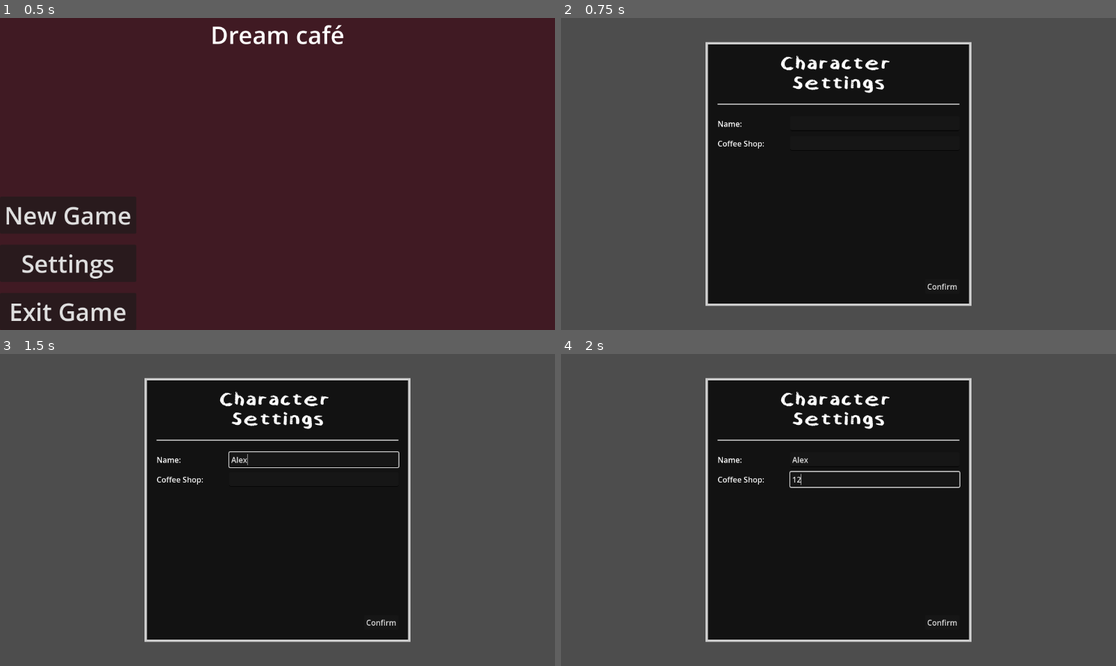
Above: before the commit, frames 1-4 (two rows, left to right).
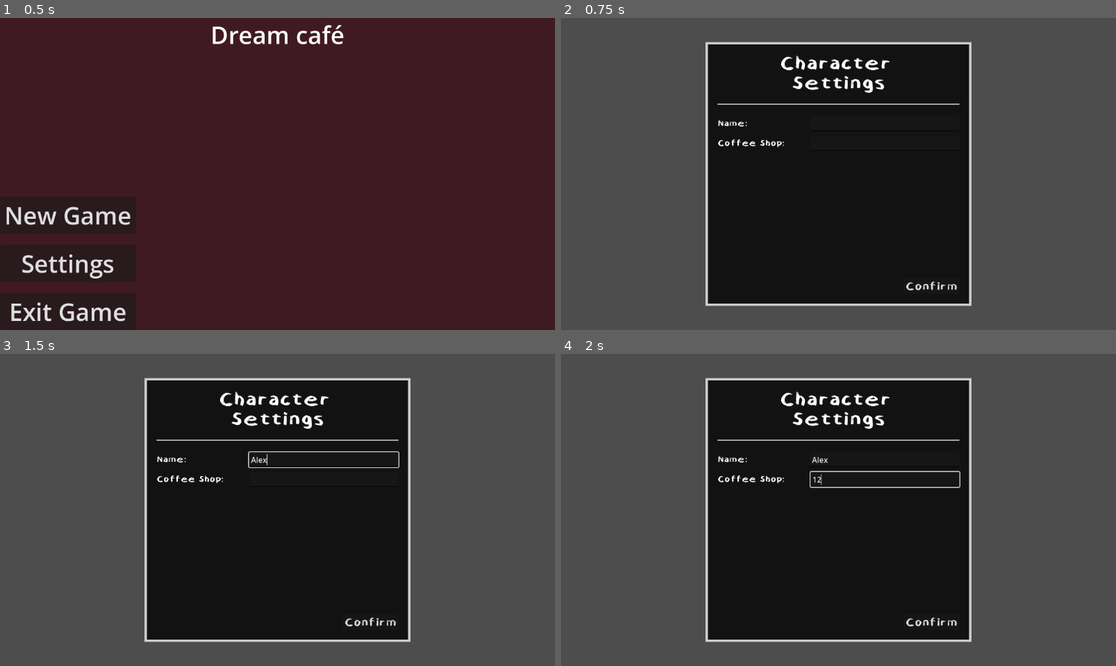
Above: after the commit, the same moments.

Repository: Jose-Prince/UVG-Tesis-Game
Game: Godot game, scene res://Scenes/title_screen.tscn
The game is run twice, just before and just after one commit, with the same random seed, the same clock (stepped at 60 frames per second) and the same inputs.
Inputs (mouse positions are in pixels of both pictures, inside the frame that each line leads up to):
- Up to frame 1 (0.5 s): no input
- Up to frame 2 (0.75 s): click "New Game" at 0.5 s
- Up to frame 3 (1.5 s): click (316, 460) at 1.27 s; type "Alex" at 1.35 s
- Up to frame 4 (2 s): click (877, 478) at 1.5 s; type "12" at 1.58 s

Frame 1 is identical in both runs. In frame 2, 0.4% of the frame differs, in the area x 28-72%, y 32-88%; in frame 3, 0.5%; in frame 4, 0.5%.

Commit message:
style: settings font

Diff:
--- a/Scenes/character_editor.tscn
+++ b/Scenes/character_editor.tscn
@@ -17,6 +17,15 @@
 bg_color = Color(1, 1, 1, 1)
 border_width_left = 5
 border_width_top = 2
+
+[sub_resource type="FontVariation" id="FontVariation_7wrfq"]
+base_font = ExtResource("2_7wrfq")
+
+[sub_resource type="FontVariation" id="FontVariation_1vb4o"]
+base_font = ExtResource("2_7wrfq")
+
+[sub_resource type="FontVariation" id="FontVariation_c1sof"]
+base_font = ExtResource("2_7wrfq")
 
 [node name="InputSystem" type="Control" unique_id=42196537]
 layout_mode = 3
@@ -80,10 +89,12 @@
 [node name="PlayerHDisplay" type="HBoxContainer" parent="MarginContainer/PanelContainer/MarginContainer/VBoxContainer/VBoxContainer" unique_id=612975715]
 layout_mode = 2
 size_flags_horizontal = 3
-theme_override_constants/separation = 100
+theme_override_constants/separation = 130
 
 [node name="Label" type="Label" parent="MarginContainer/PanelContainer/MarginContainer/VBoxContainer/VBoxContainer/PlayerHDisplay" unique_id=821634944]
 layout_mode = 2
+theme_override_fonts/font = SubResource("FontVariation_7wrfq")
+theme_override_font_sizes/font_size = 23
 text = "Name:"
 
 [node name="PlayerEdit" type="LineEdit" parent="MarginContainer/PanelContainer/MarginContainer/VBoxContainer/VBoxContainer/PlayerHDisplay" unique_id=718567752]
@@ -97,6 +108,8 @@
 
 [node name="Label" type="Label" parent="MarginContainer/PanelContainer/MarginContainer/VBoxContainer/VBoxContainer/CoffeeShopHDisplay" unique_id=1768391473]
 layout_mode = 2
+theme_override_fonts/font = SubResource("FontVariation_1vb4o")
+theme_override_font_sizes/font_size = 23
 text = "Coffee Shop:"
 
 [node name="ShopEdit" type="LineEdit" parent="MarginContainer/PanelContainer/MarginContainer/VBoxContainer/VBoxContainer/CoffeeShopHDisplay" unique_id=682741901]
@@ -109,6 +122,99 @@
 
 [node name="ConfirmButton" type="Button" parent="MarginContainer/PanelContainer/MarginContainer/VBoxContainer/ButtonDisplay" unique_id=1740878238]
 layout_mode = 2
+theme_override_fonts/font = SubResource("FontVariation_c1sof")
+theme_override_font_sizes/font_size = 30
 text = "Confirm"
 
+[node name="MarginContainer2" type="MarginContainer" parent="." unique_id=1680226696]
+layout_mode = 1
+anchors_preset = 15
+anchor_right = 1.0
+anchor_bottom = 1.0
+grow_horizontal = 2
+grow_vertical = 2
+theme_override_constants/margin_left = 300
+theme_override_constants/margin_top = 50
+theme_override_constants/margin_right = 300
+theme_override_constants/margin_bottom = 50
+
+[node name="PanelContainer" type="PanelContainer" parent="MarginContainer2" unique_id=2063266553]
+layout_mode = 2
+theme_override_styles/panel = SubResource("StyleBoxFlat_1vb4o")
+
+[node name="MarginContainer" type="MarginContainer" parent="MarginContainer2/PanelContainer" unique_id=1886073946]
+layout_mode = 2
+theme_override_constants/margin_left = 20
+theme_override_constants/margin_top = 20
+theme_override_constants/margin_right = 20
+theme_override_constants/margin_bottom = 20
+
+[node name="VBoxContainer" type="VBoxContainer" parent="MarginContainer2/PanelContainer/MarginContainer" unique_id=2095522070]
+layout_mode = 2
+theme_override_constants/separation = 20
+
+[node name="TitleDisplay" type="HBoxContainer" parent="MarginContainer2/PanelContainer/MarginContainer/VBoxContainer" unique_id=195253469]
+layout_mode = 2
+alignment = 1
+
+[node name="Label" type="Label" parent="MarginContainer2/PanelContainer/MarginContainer/VBoxContainer/TitleDisplay" unique_id=268725355]
+layout_mode = 2
+theme_override_fonts/font = SubResource("FontVariation_uvaie")
+theme_override_font_sizes/font_size = 50
+text = "Character
+Settings"
+horizontal_alignment = 1
+vertical_alignment = 1
+
+[node name="HSeparator" type="HSeparator" parent="MarginContainer2/PanelContainer/MarginContainer/VBoxContainer" unique_id=346989472]
+layout_mode = 2
+theme_override_constants/separation = 10
+theme_override_styles/separator = SubResource("StyleBoxFlat_7wrfq")
+
+[node name="VBoxContainer" type="VBoxContainer" parent="MarginContainer2/PanelContainer/MarginContainer/VBoxContainer" unique_id=1712697797]
+layout_mode = 2
+size_flags_vertical = 3
+theme_override_constants/separation = 10
+
+[node name="PlayerHDisplay" type="HBoxContainer" parent="MarginContainer2/PanelContainer/MarginContainer/VBoxContainer/VBoxContainer" unique_id=1727828910]
+layout_mode = 2
+size_flags_horizontal = 3
+theme_override_constants/separation = 130
+
+[node name="Label" type="Label" parent="MarginContainer2/PanelContainer/MarginContainer/VBoxContainer/VBoxContainer/PlayerHDisplay" unique_id=1278472142]
+layout_mode = 2
+theme_override_fonts/font = SubResource("FontVariation_7wrfq")
+theme_override_font_sizes/font_size = 23
+text = "Name:"
+
+[node name="PlayerEdit" type="LineEdit" parent="MarginContainer2/PanelContainer/MarginContainer/VBoxContainer/VBoxContainer/PlayerHDisplay" unique_id=1035753575]
+layout_mode = 2
+size_flags_horizontal = 3
+
+[node name="CoffeeShopHDisplay" type="HBoxContainer" parent="MarginContainer2/PanelContainer/MarginContainer/VBoxContainer/VBoxContainer" unique_id=1986021599]
+layout_mode = 2
+size_flags_horizontal = 3
+theme_override_constants/separation = 53
+
+[node name="Label" type="Label" parent="MarginContainer2/PanelContainer/MarginContainer/VBoxContainer/VBoxContainer/CoffeeShopHDisplay" unique_id=1167735148]
+layout_mode = 2
+theme_override_fonts/font = SubResource("FontVariation_1vb4o")
+theme_override_font_sizes/font_size = 23
+text = "Coffee Shop:"
+
+[node name="ShopEdit" type="LineEdit" parent="MarginContainer2/PanelContainer/MarginContainer/VBoxContainer/VBoxContainer/CoffeeShopHDisplay" unique_id=1181991661]
+layout_mode = 2
+size_flags_horizontal = 3
+
+[node name="ButtonDisplay" type="HBoxContainer" parent="MarginContainer2/PanelContainer/MarginContainer/VBoxContainer" unique_id=1283732535]
+layout_mode = 2
+alignment = 2
+
+[node name="ConfirmButton" type="Button" parent="MarginContainer2/PanelContainer/MarginContainer/VBoxContainer/ButtonDisplay" unique_id=1134744547]
+layout_mode = 2
+theme_override_fonts/font = SubResource("FontVariation_c1sof")
+theme_override_font_sizes/font_size = 30
+text = "Confirm"
+
 [connection signal="pressed" from="MarginContainer/PanelContainer/MarginContainer/VBoxContainer/ButtonDisplay/ConfirmButton" to="." method="_on_confirm_button_pressed"]
+[connection signal="pressed" from="MarginContainer2/PanelContainer/MarginContainer/VBoxContainer/ButtonDisplay/ConfirmButton" to="." method="_on_confirm_button_pressed"]
